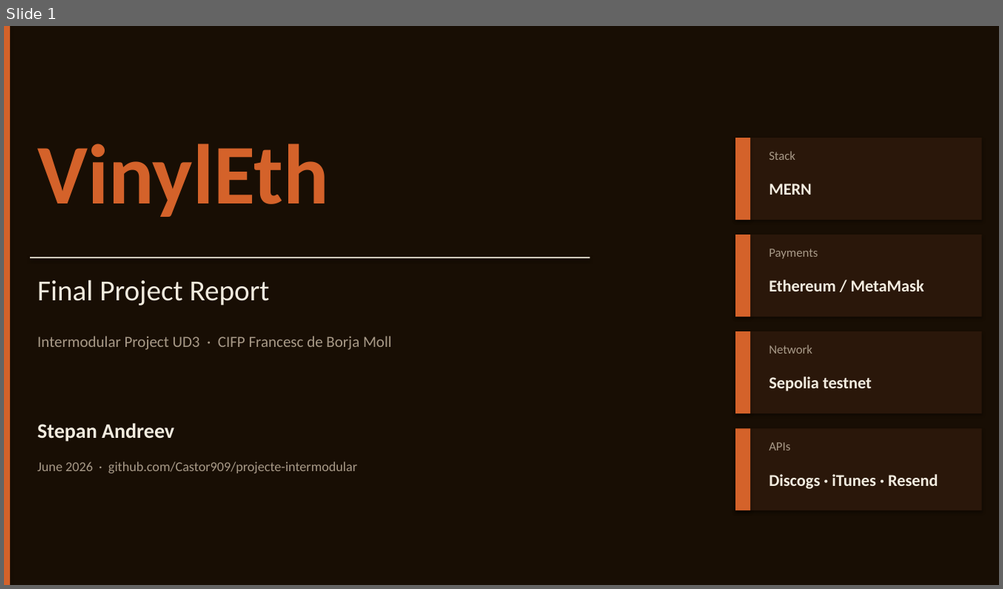
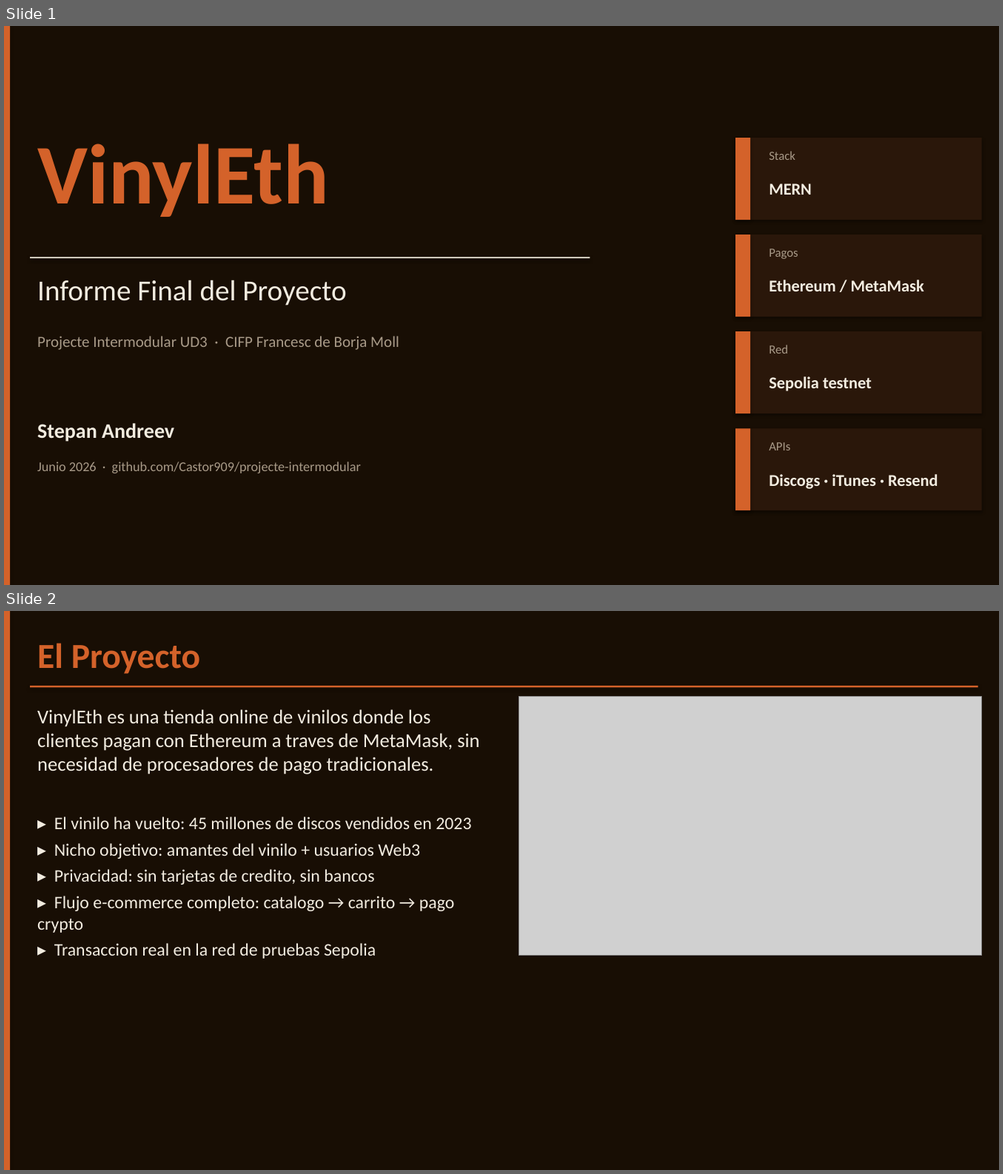
Before and after one commit to Castor909/projecte-intermodular, a slide deck: docs/VinylEth_Presentation.pptx. Shown one above the other, each under a label of ours: slide 1 before the commit, slides 1 and 2 after it. The pictures are 1003x589 and 1003x1174 pixels, drawn with LibreOffice and Linux fonts; fonts in the diff are those of the drawing; grey boxes stand for pictures. Boxes give left, top, right and bottom in pixels: in the first picture for what was removed or moved away, otherwise in the second. Text is boxed around its words. In the diff, an @@ line names an element or a change of style, - is before the commit and + after.

Commit message:
fix: update presentation text to Spanish for final project report

```diff
--- a/docs/VinylEth_Presentation.pptx
+++ b/docs/VinylEth_Presentation.pptx
@@ slide 2 added at (x1=4, y1=611, x2=999, y2=1170), background #180E04 @@
@@ rectangle added at (x1=4, y1=611, x2=10, y2=1170), fill #D4622A @@
@@ text added at (x1=37, y1=643, x2=200, y2=674), 34 pt, text #D4622A, bold @@
+El Proyecto
@@ rectangle added at (x1=30, y1=686, x2=978, y2=688), fill #D4622A @@
@@ picture added at (x1=519, y1=697, x2=982, y2=956) @@
@@ text added at (x1=37, y1=709, x2=479, y2=775), 19 pt, text #F2ECE0 @@
+VinylEth es una tienda online de vinilos donde los clientes pagan con Ethereum a traves de MetaMask, sin necesidad de procesadores de pago tradicionales.
@@ text added at (x1=37, y1=817, x2=471, y2=959), 17 pt, text #F2ECE0 @@
+▸ El vinilo ha vuelto: 45 millones de discos vendidos en 2023
+▸ Nicho objetivo: amantes del vinilo + usuarios Web3
+▸ Privacidad: sin tarjetas de credito, sin bancos
+▸ Flujo e-commerce completo: catalogo → carrito → pago crypto
+▸ Transaccion real en la red de pruebas Sepolia
@@ slide 1 changed as well @@
@@ text at (x1=768, y1=249, x2=798, y2=259): text changed @@
-Payments
+Pagos
@@ text at (x1=37, y1=280, x2=346, y2=306): text changed @@
-Final Project Report
+Informe Final del Proyecto
@@ text at (x1=37, y1=336, x2=399, y2=350): text changed @@
-Intermodular Project UD3 · CIFP Francesc de Borja Moll
+Projecte Intermodular UD3 · CIFP Francesc de Borja Moll
@@ text at (x1=768, y1=345, x2=788, y2=354): text changed @@
-Network
+Red
@@ text at (x1=37, y1=462, x2=361, y2=474): text changed @@
-June 2026 · github.com/Castor909/projecte-intermodular
+Junio 2026 · github.com/Castor909/projecte-intermodular
```
Also in this commit, not shown: 9 other slides changed, 1 other slide added, 2 slides removed, 1 other file.
